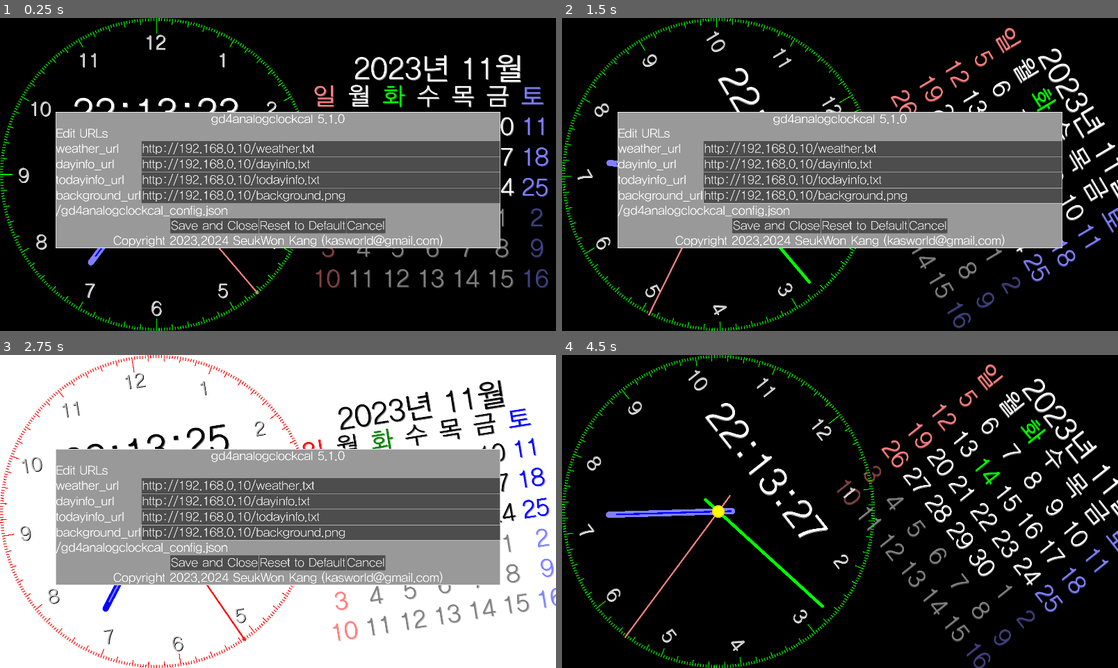
Above: before the commit, frames 1-4 (two rows, left to right).
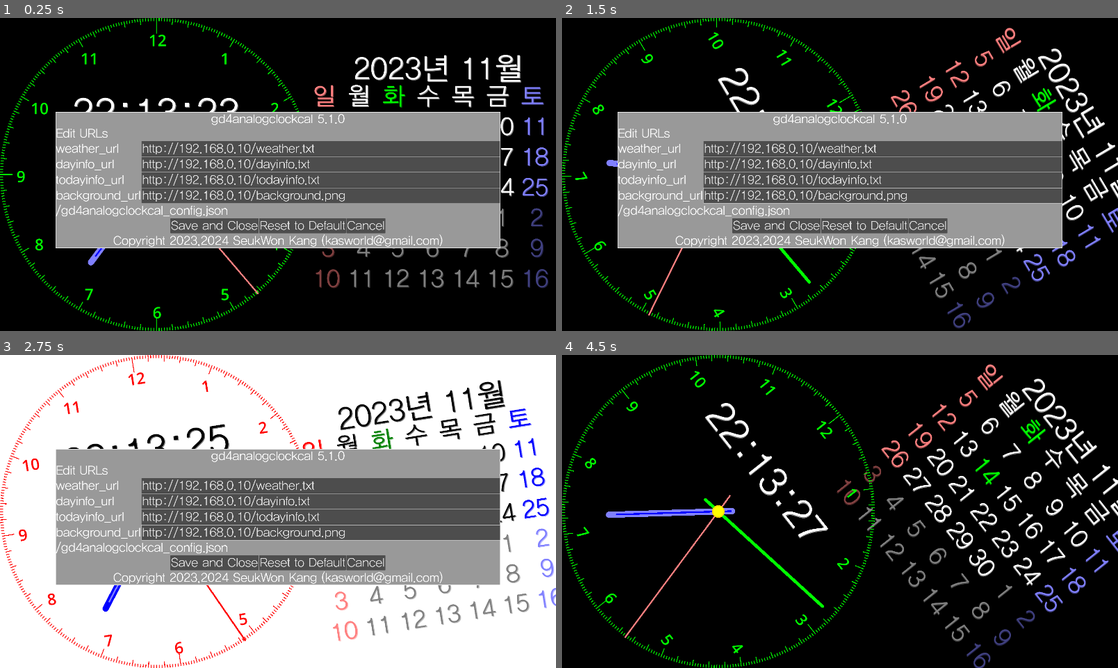
Above: after the commit, the same moments.

Repository: kasworld/gd4analogclockcal
Game: Godot game, scene res://main.tscn
Same seed, same stepped clock (60 frames per second), same inputs: the game is played once before the commit and once after it.
Inputs (mouse positions are in pixels of both pictures, inside the frame that each line leads up to):
- Up to frame 1 (0.25 s): no input
- Up to frame 2 (1.5 s): tap Enter at 0.5, 0.6, 1.35 s; move the mouse to (962, 158) at 0.52 s; click (962, 158) at 0.67 s; move the mouse to (728, 190) at 1.27 s; click (728, 190) at 1.42 s
- Up to frame 3 (2.75 s): move the mouse to (333, 442) at 2.02 s; tap Enter at 2.1 s; click (333, 442) at 2.17 s
- Up to frame 4 (4.5 s): move the mouse to (812, 574) at 2.77 s; tap Enter at 2.85, 3.6, 4.35 s; click (812, 574) at 2.92 s; move the mouse to (1006, 558) at 3.52 s; click (1006, 558) at 3.67 s; move the mouse to (673, 464) at 4.27 s; click (673, 464) at 4.42 s

The runs differ from the first frame. In frame 1, 0.7% of the frame differs, in the area x 3-50%, y 5-96%; in frame 2, 0.7%; in frame 3, 0.6%; in frame 4, 0.8%, in the area x 2-53%, y 4-96%.
Error in both runs: Attempt to call function 'store_line' in base 'null instance' on a null instance. (res://global/config.gd:13)

Commit message:
dialnum to dial

Diff:
--- a/analog_clock/analog_clock.gd
+++ b/analog_clock/analog_clock.gd
@@ -13,7 +13,6 @@
 func init(config :Dictionary, r :float, tz_s :float) -> void:
 	tz_shift = tz_s
 	clock_R = r
-	draw_dial(clock_R)
 	draw_hand()
 	center_circle1 = Global2d.new_circle_fill(Vector2(0,0), clock_R/25, Global2d.colors.center_circle1)
 	add_child(center_circle1)
@@ -70,12 +69,6 @@
 		hands_lines[k] = new_clock_hand(hands_gradients[k], hands_param[k][0],hands_param[k][1] )
 		add_child(hands_lines[k])
 
-func draw_dial(r :float):
-	for i in range(1,13):
-		var n = hour_letter(r, i)
-		dial_nums.append(n)
-		add_child(n)
-
 func update_color()->void:
 	$AnalogDial.update_color()
 	for n in dial_nums:
@@ -95,17 +88,6 @@
 	var gr = Gradient.new()
 	gr.colors = co_list
 	return gr
-
-func hour_letter(r :float,  i :int)->Label:
-	var lb = Label.new()
-	lb.text = "%2d" % i
-	lb.label_settings = Global2d.make_label_setting(clock_R/8, Global2d.colors.dial_num[0], Global2d.colors.dial_num[1])
-	lb.horizontal_alignment = HorizontalAlignment.HORIZONTAL_ALIGNMENT_CENTER
-	lb.vertical_alignment = VerticalAlignment.VERTICAL_ALIGNMENT_CENTER
-	var rad = deg_to_rad( i*30.0 -90)
-#	lb.rotation = rad + PI/2
-	lb.position = Vector2( r*0.85 * cos(rad), r*0.85 * sin(rad) ) - Vector2(r*0.08,r*0.06)
-	return lb
 
 func new_clock_hand(gr :Gradient, w :float, h: float) -> Line2D:
 	var cr = Line2D.new()
--- a/analog_dial/analog_dial.gd
+++ b/analog_dial/analog_dial.gd
@@ -35,3 +35,12 @@
 
 func _draw() -> void:
 	draw_multiline(dial_lines,Global2d.colors.dial_1, line_thick)
+	for i in range(1,13):
+		draw_hour_letter(clock_R,i)
+
+func draw_hour_letter(r :float,  i :int)->void:
+	var rad = deg_to_rad( -i*30.0 -180)
+	var pos = make_pos_by_rad_r(rad, clock_R*0.87)  + Vector2(-r*0.05,r*0.05)
+	var t = "%2d" % i
+	var default_font = ThemeDB.fallback_font
+	draw_string(default_font, pos, t, HORIZONTAL_ALIGNMENT_CENTER, -1,  clock_R/10, Global2d.colors.dial_1 )
